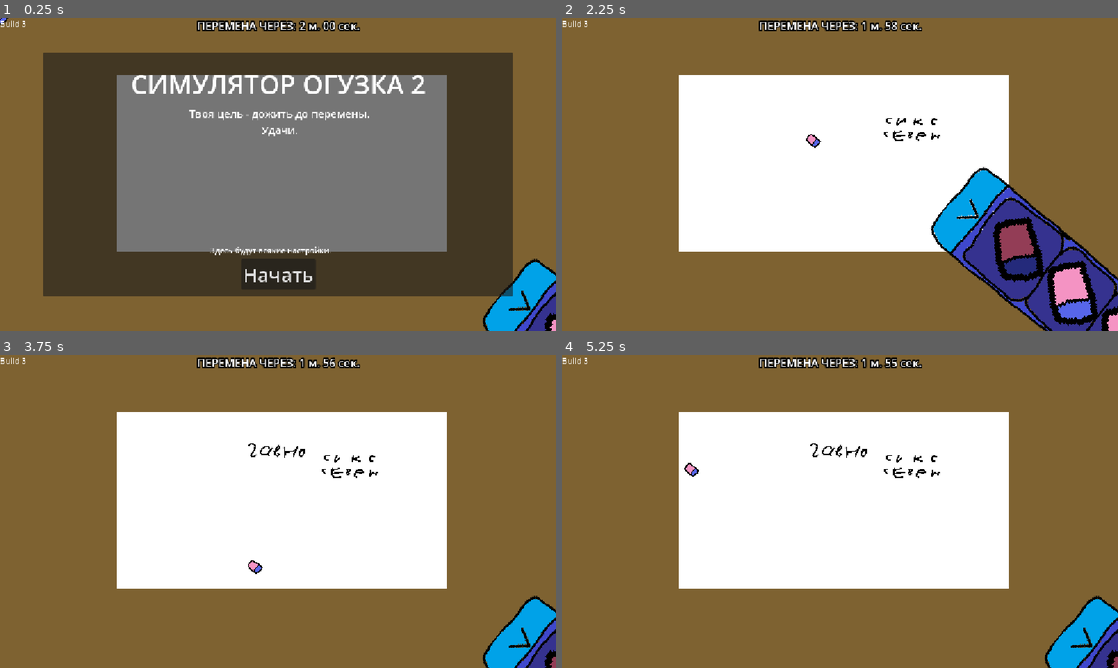
Above: before the commit, frames 1-4 (two rows, left to right).
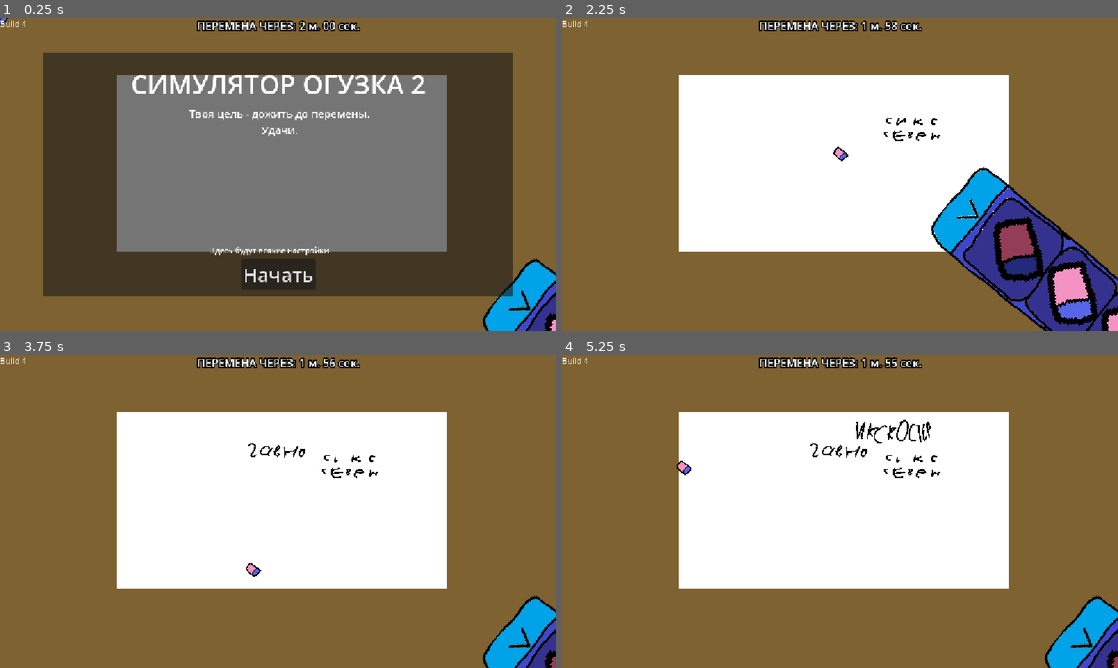
Above: after the commit, the same moments.

Repository: AmongRyzh/maxter-s-jam-2026
Game: Godot game, scene res://gameplay.tscn
Same seed, same stepped clock (60 frames per second), same inputs: the game is played once before the commit and once after it. The engine's default icon, where the game draws it, is replaced by a stand-in: a white triangle on a blue panel in a dark square.
Inputs (mouse positions are in pixels of both pictures, inside the frame that each line leads up to):
- Up to frame 1 (0.25 s): no input
- Up to frame 2 (2.25 s): click "Начать" at 0.5 s; tap Enter at 1.25 s; move the mouse to (1079, 299) at 1.27 s; click (1079, 299) at 1.42 s; move the mouse to (984, 227) at 2.02 s; click (984, 227) at 2.17 s
- Up to frame 3 (3.75 s): move the mouse to (333, 442) at 2.77 s; click (333, 442) at 2.92 s; tap Space at 3.5 s; move the mouse to (250, 574) at 3.52 s; click (250, 574) at 3.67 s
- Up to frame 4 (5.25 s): tap Enter at 4.25 s; move the mouse to (1006, 558) at 4.27 s; click (1006, 558) at 4.42 s; tap Space at 5 s; move the mouse to (673, 464) at 5.02 s; click (673, 464) at 5.17 s

The runs differ from the first frame. In frame 1, less than 0.1% of the frame differs, in the area x 4-5%, y 0-3%; in frame 2, 0.2%; in frame 3, 0.1%; in frame 4, 0.4%, in the area x 4-67%, y 0-39%.

Commit message:
билд 4

Diff:
--- a/eraser/eraser.tscn
+++ b/eraser/eraser.tscn
@@ -12,7 +12,8 @@
 show_behind_parent = true
 collision_mask = 3
 script = ExtResource("1_jwyhn")
-speed = 12.0
+speed = 14.0
+durability_decrease_rate = 4.0
 
 [node name="Sprite2D" type="Sprite2D" parent="." unique_id=935766602]
 visible = false
--- a/gameplay.tscn
+++ b/gameplay.tscn
@@ -118,7 +118,7 @@
 autostart = true
 
 [node name="BadTextSpawnTimer" type="Timer" parent="Timers" unique_id=1770689058]
-wait_time = 1.6999999999999997
+wait_time = 1.65
 script = ExtResource("8_0m7cd")
 random_range = 0.2
 pick_random_wait_time_again_on_restart = true
@@ -169,7 +169,6 @@
 autostart = true
 
 [node name="Eraser" parent="." unique_id=76445507 instance=ExtResource("5_cbffv")]
-durability_decrease_rate = 4.0
 
 [node name="Teacher" type="Sprite2D" parent="." unique_id=1773635809 node_paths=PackedStringArray("gameplay")]
 position = Vector2(1113, 866)
@@ -198,7 +197,7 @@
 [node name="BuildLabel" type="Label" parent="CanvasLayer" unique_id=353407264]
 offset_right = 53.0
 offset_bottom = 23.0
-text = "Build 3"
+text = "Build 4"
 
 [node name="GameFinishLabel" type="Label" parent="CanvasLayer" unique_id=1348736259]
 anchors_preset = 5
--- a/monster/monster.tscn
+++ b/monster/monster.tscn
@@ -21,7 +21,7 @@
 texture = ExtResource("2_2k2s0")
 script = ExtResource("2_gsx7y")
 additional_durability_decrease = 4.0
-eraser_slowdown_factor = 5.667
+eraser_slowdown_factor = 6.667
 erase_color = Color(1, 1, 1, 0)
 
 [node name="CooldownTimer" type="Timer" parent="." unique_id=1794914289]
Not shown, changed: export_presets.cfg
